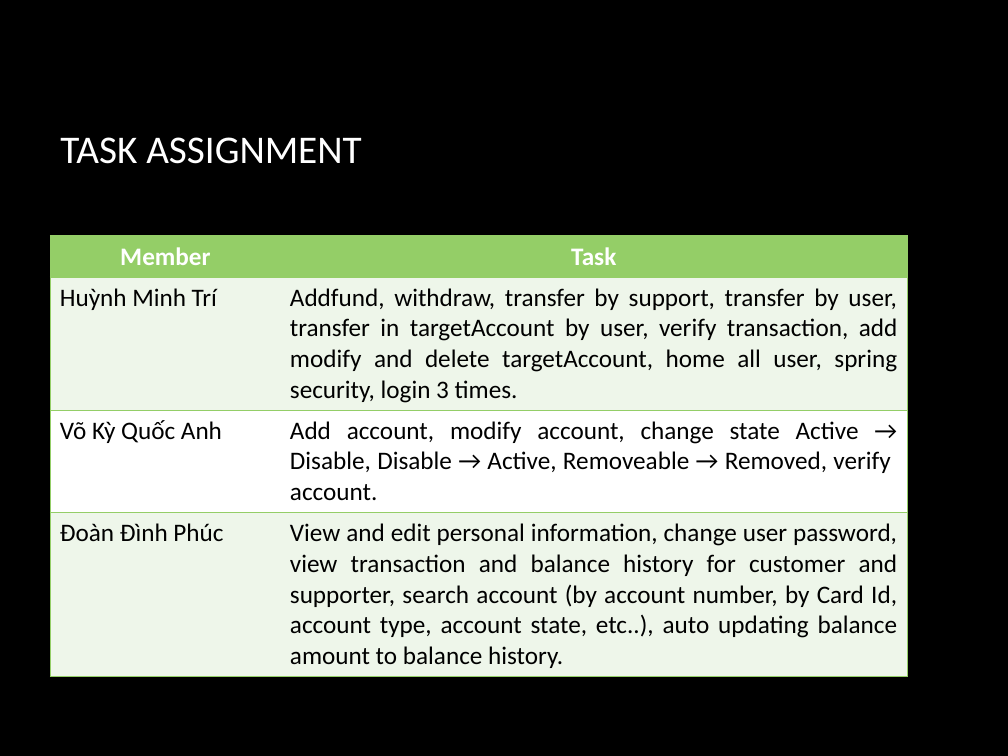
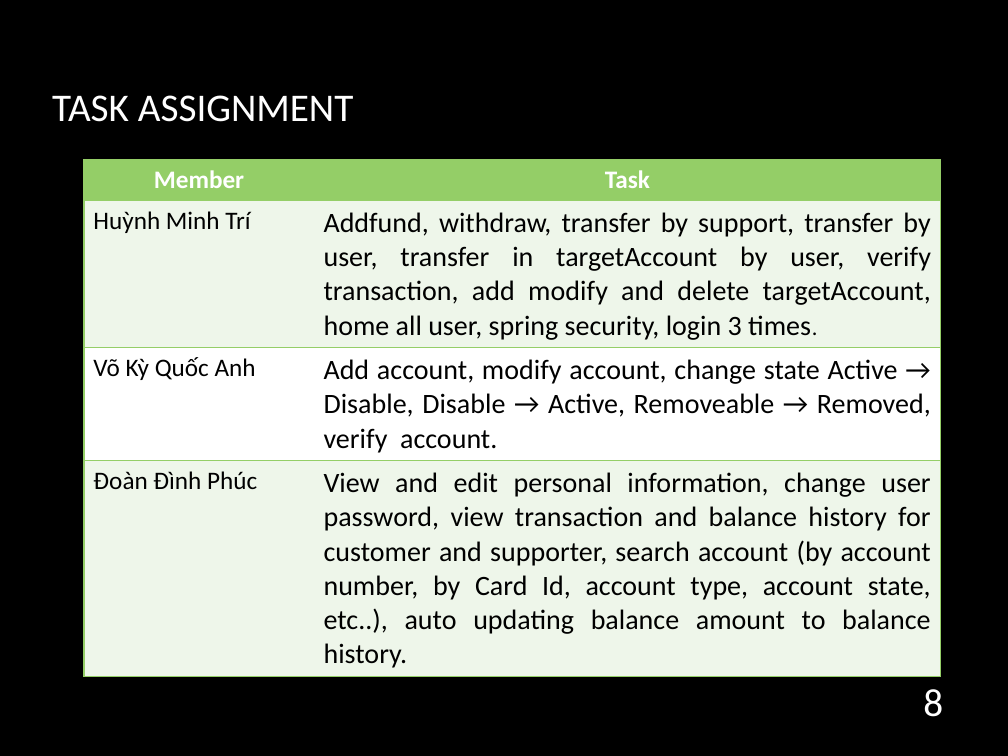
Before and after one commit to hmtri92/final-project, a slide deck: slide 8 of document/slide.pptx (slide 2 before the commit). Drawn at 1008x756 pixels with LibreOffice and Linux fonts; fonts in the diff are those of the drawing; background and template pictures are left out. Boxes give left, top, right and bottom in pixels: in the first picture for what was removed or moved away, otherwise in the second. Text is boxed around its words. In the diff, an @@ line names an element or a change of style, - is before the commit and + after.

```diff
--- a/document/slide.pptx
+++ b/document/slide.pptx
@@ title "TASK ASSIGNMENT": place and size @@
-title "TASK ASSIGNMENT" at (60, 137, 361, 164)
+title "TASK ASSIGNMENT" at (52, 95, 353, 122)
@@ table at (84, 159, 940, 672) @@
@@ size 18 to 20 pt @@
@@ size 18 to 16 pt in "times." @@
@@ table: place and size @@
-table at (50, 236, 907, 672)
+table at (84, 159, 940, 672)
@@ page number added at (923, 689, 943, 717), 28 pt, text #FFFFFF @@
+8
```
Also in this commit, not shown: 7 other slides changed, 1 slide added, 40 other files.
